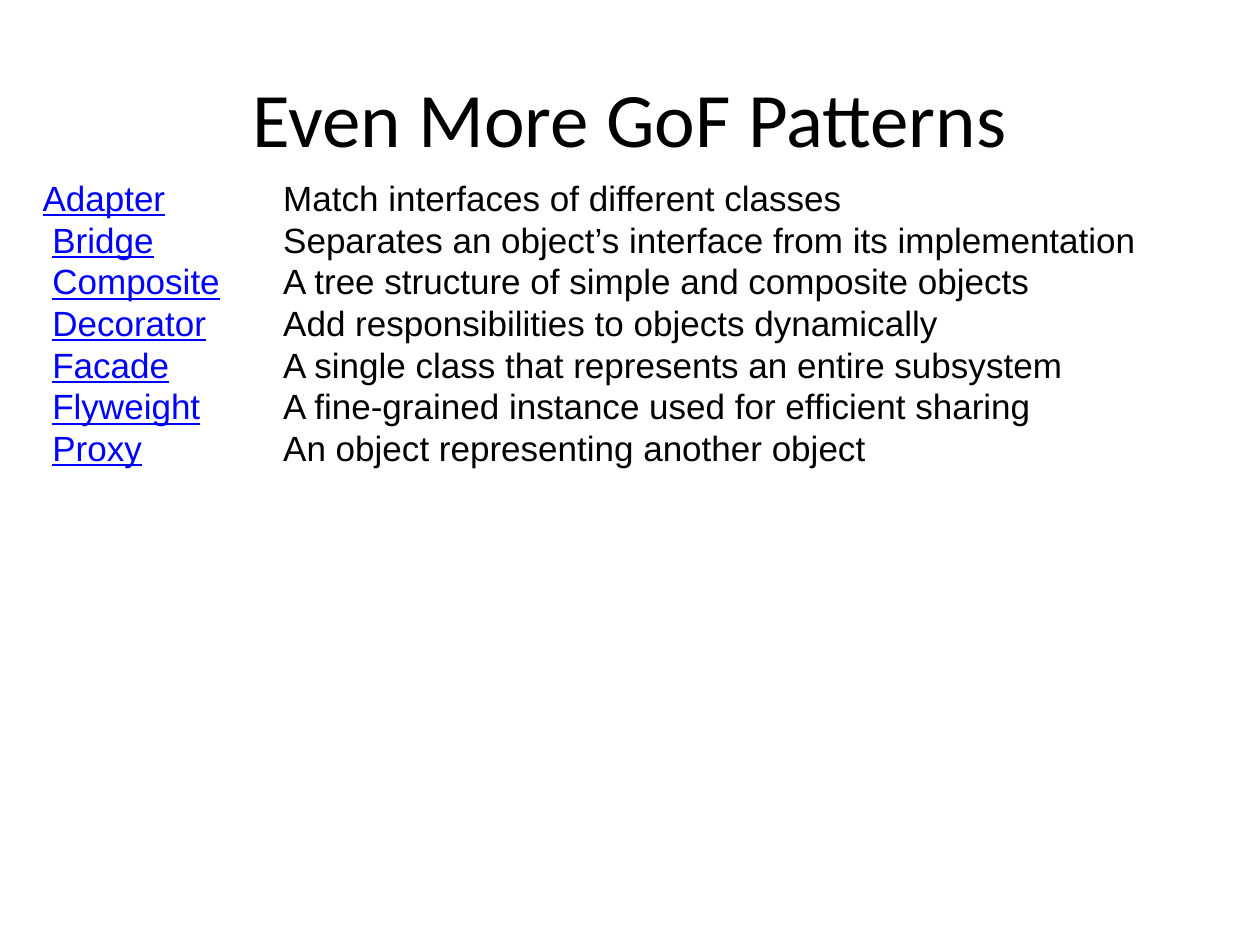
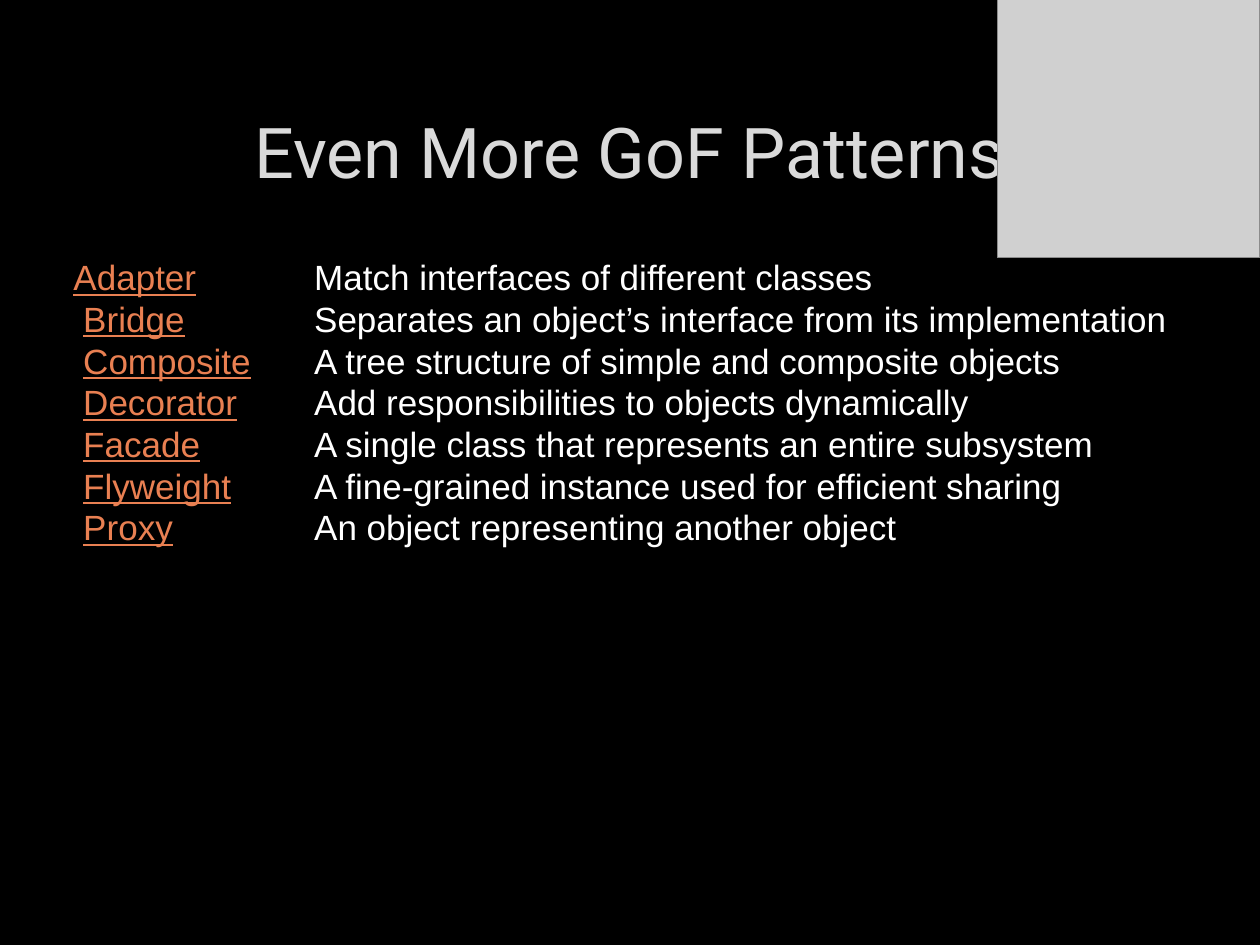
Before and after one commit to itenium-be/Talk-DesignPatterns, a slide deck: slide 36 of patterns.pptx. Drawn at 1260x945 pixels with LibreOffice and Linux fonts; fonts in the diff are those of the drawing; grey boxes stand for pictures; background and template pictures are left out. Boxes give left, top, right and bottom in pixels: in the first picture for what was removed or moved away, otherwise in the second. Text is boxed around its words. In the diff, an @@ line names an element or a change of style, - is before the commit and + after.

Commit message:
ppt: new itenium layout

```diff
--- a/patterns.pptx
+++ b/patterns.pptx
@@ background #FFFFFF to picture (left out) @@
@@ picture added at (998,0,1260,257) @@
@@ title "Even More GoF Patterns": place and size @@
-title "Even More GoF Patterns" at (253,97,1006,148)
+title "Even More GoF Patterns" at (254,115,1004,195)
@@ title "Even More GoF Patterns" at (254,115,1004,195): size 44 to 40 pt, font Calibri to Roboto, text colour #000000 to #DADADA, letter outline none to #404040 0.75 pt @@
@@ table at (63,258,1197,571) @@
@@ fill #FFFFFF to none in 14 cells @@
@@ text colour #0000FF to #E98052 in "Adapter", "Bridge", "Composite", "Decorator" and 3 more places @@
@@ text colour #000000 to #FFFFFF in "Match interfaces of different classes", "Separates an object’s interface from its implementation", "A tree structure of simple and composite ...", "Add responsibilities to objects dynamically" and 3 more places @@
@@ table: place and size @@
-table at (32,179,1166,491)
+table at (63,258,1197,571)
```
Also in this commit, not shown: 41 other slides changed.
